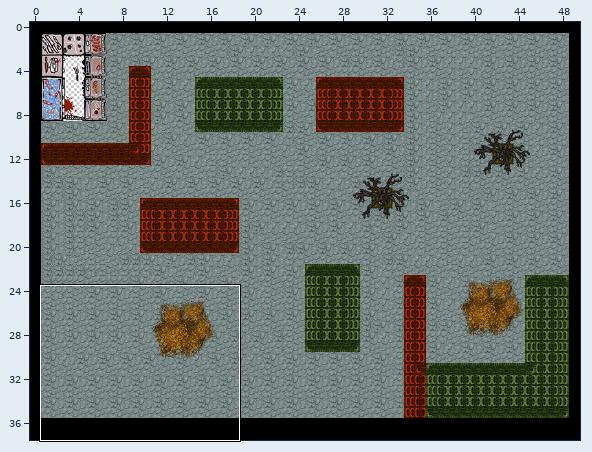
Two versions of a level (Tiled map, maps/level2.tmx). Above, an overview of the earlier version with the close-up marked.
Close-up. The starting point:
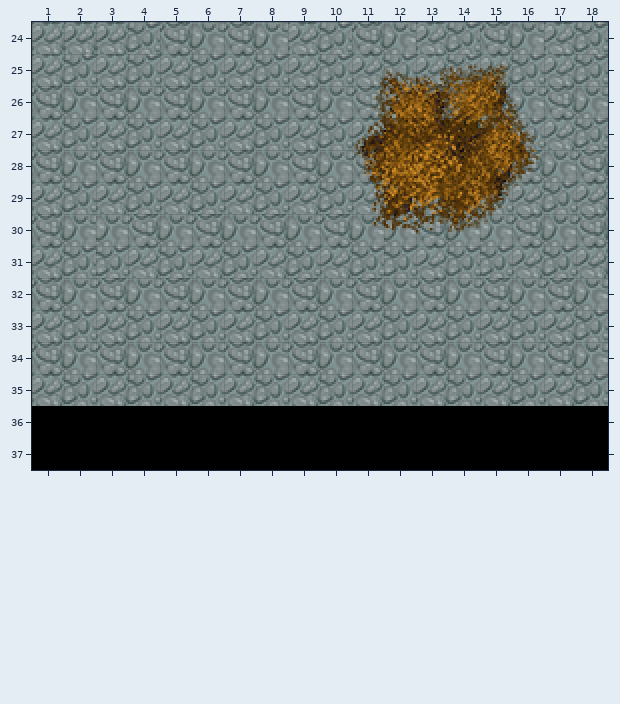
Cells are 16x16 px. Shown: x 1..18, y 24..37. The commit also changed other parts of the map, which this record leaves out.
And afterwards:
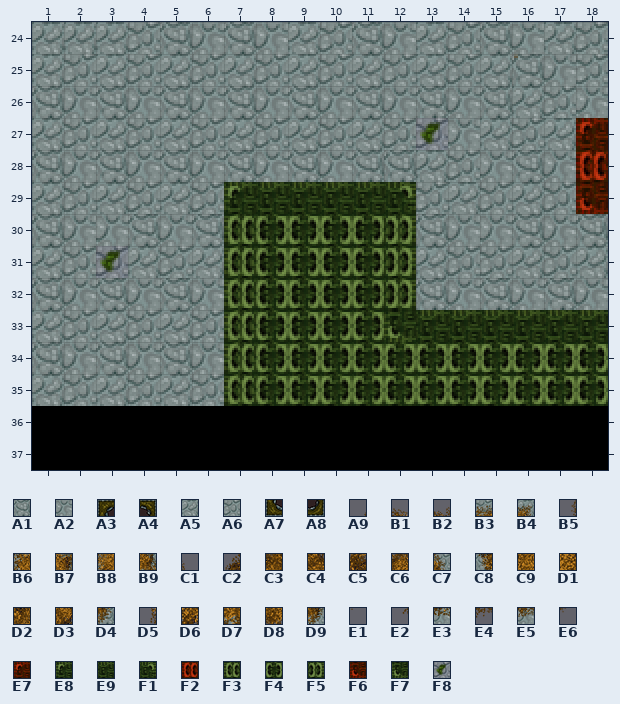
Key: from "real": A1 1, A2 2, A3 3, A4 4, A5 17, A6 18, A7 19, A8 20, A9 39, B1 40, B2 41, B3 42, B4 43, B5 55, B6 56, B7 57, B8 58, B9 59, C1 60, C2 71, C3 72, C4 73, C5 74, C6 75, C7 76, C8 87, C9 88, D1 89, D2 90, D3 91, D4 92, D5 103, D6 104, D7 105, D8 106, D9 107, E1 108, E2 119, E3 120, E4 121, E5 122, E6 123, E7 128, E8 131, E9 132, F1 133, F2 144, F3 147, F4 148, F5 149, F6 160, F7 163; from "tiles2": F8 26.
__ is an empty cell.
See-through tiles are keyed as they look on the map.
What changed:
Layer "buildings":
y 25: x 16..17 A6 A5 -> A1 A2
y 26: x 16..17 A2 A1 -> A5 A6
y 27: x 13..14 A3 A4 -> F8 A2; x 18 A6 -> E7
y 28: x 13..14 A7 A8 -> A5 A6; x 18 A1 -> F2
y 29: x 7..12 A5 A6 A5 A6 A5 A5 -> E8 E9 E9 E9 E9 F1; x 18 A5 -> F6
y 30: x 7..12 A2 A1 A2 A1 A2 A2 -> F3 F4 F4 F4 F4 F5
y 31: x 3 A6 -> F8; x 7..12 A6 A5 A6 A5 A6 A6 -> F3 F4 F4 F4 F4 F5
y 32: x 7..12 A1 A2 A1 A2 A1 A2 -> F3 F4 F4 F4 F4 F5
y 33: x 7..18 A5 A6 A5 A6 A5 A6 A5 A6 A5 A6 A5 A6 -> F3 F4 F4 F4 F4 F7 E9 E9 E9 E9 E9 E9
y 34: x 7..18 A1 A2 A1 A2 A1 A2 A1 A2 A1 A2 A1 A2 -> F3 F4 F4 F4 F4 F4 F4 F4 F4 F4 F4 F4
y 35: x 7..18 A5 A6 A5 A6 A5 A6 A5 A6 A5 A6 A5 A6 -> F3 F4 F4 F4 F4 F4 F4 F4 F4 F4 F4 F4
Layer "forground":
y 25: x 11..16 A9 B1 B2 B3 B4 __ -> __ __ __ __ __ E1
y 26: x 11..16 B5 B6 B7 B8 B9 C1 -> __ __ __ __ __ __
y 27: x 11..16 C2 C3 C4 C5 C6 C7 -> __ __ __ __ __ __
y 28: x 11..16 C8 C9 D1 D2 D3 D4 -> __ __ __ __ __ __
y 29: x 11..16 D5 D6 D7 D8 D9 E1 -> __ __ __ __ __ __
y 30: x 11..15 E2 E3 E4 E5 E6 -> __ __ __ __ __
